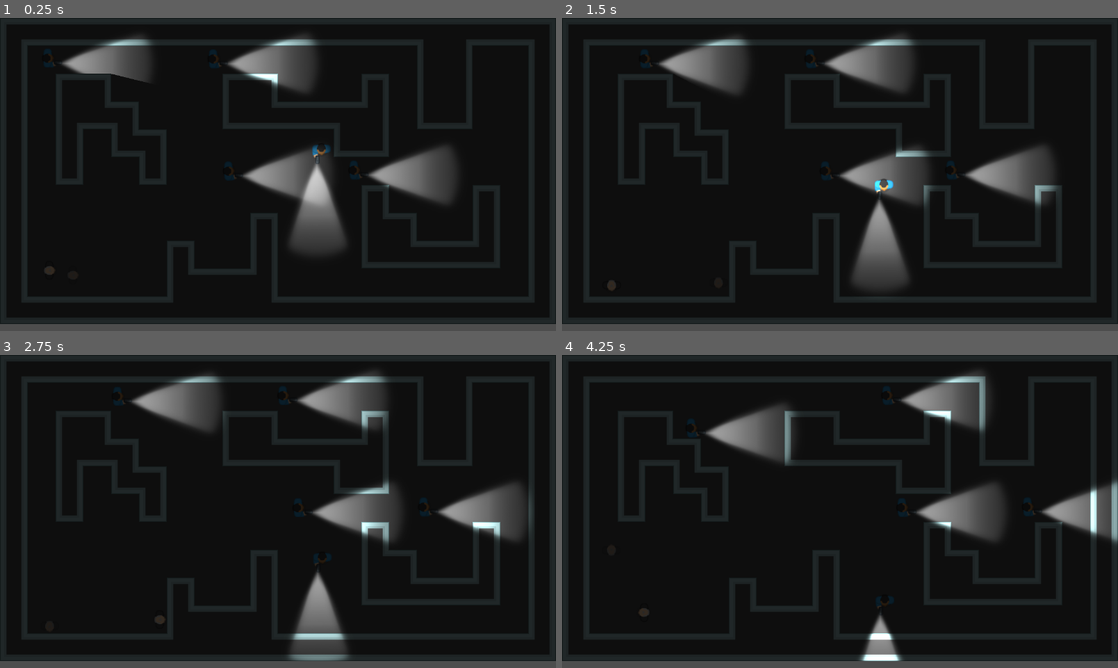
Above: before the commit, frames 1-4 (two rows, left to right).
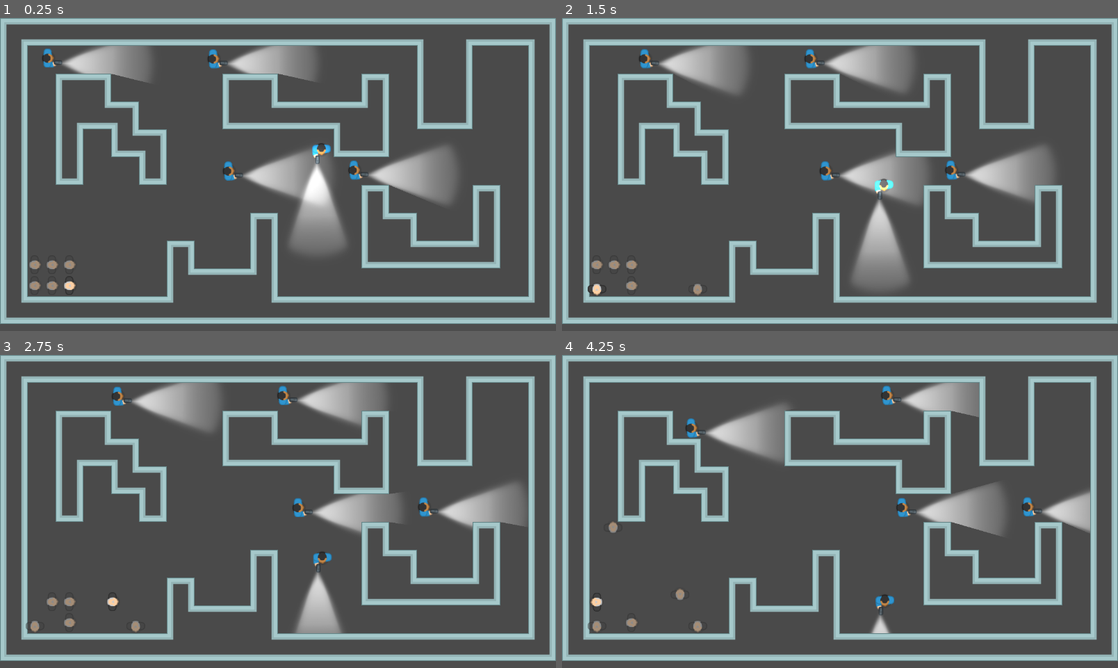
Above: after the commit, the same moments.

Repository: stesim/stammheim
Game: Godot game, scene res://sandbox.tscn
Same seed, same stepped clock (60 frames per second), same inputs: the game is played once before the commit and once after it.
Inputs:
- Up to frame 1 (0.25 s): no input
- Up to frame 2 (1.5 s): hold D (move_right) 0.53-1.28 s; hold Tab (switch_character) 0.53-1.28 s; hold S (move_down) from 1.28 s (still down); tap Tab (switch_character) at 1.35 s
- Up to frame 3 (2.75 s): release S (move_down) at 2.03 s; hold D (move_right) from 2.03 s (still down); hold Tab (switch_character) from 2.03 s (still down)
- Up to frame 4 (4.25 s): release D (move_right) at 2.78 s; release Tab (switch_character) at 2.78 s; hold W (move_up) 2.78-3.53 s; tap Tab (switch_character) at 2.85 s; hold A (move_left) from 3.53 s (still down); hold Tab (switch_character) from 3.53 s (still down)

The runs differ from the first frame. In frame 1, 97% of the frame differs, in the area x 0-100%, y 0-98%; in frame 2, 98%; in frame 3, 97%; in frame 4, 97%.

Commit message:
Occluder for whole level

Diff:
--- a/sandbox.tscn
+++ b/sandbox.tscn
@@ -8,6 +8,16 @@
 
 [sub_resource type="OccluderPolygon2D" id="OccluderPolygon2D_2sh2m"]
 polygon = PackedVector2Array(128, 128, 128, 384, 192, 384, 192, 256, 256, 256, 256, 320, 320, 320, 320, 384, 384, 384, 384, 256, 320, 256, 320, 192, 256, 192, 256, 128)
+
+[sub_resource type="OccluderPolygon2D" id="OccluderPolygon2D_3oa7b"]
+polygon = PackedVector2Array(512, 128, 640, 128, 640, 192, 832, 192, 832, 128, 896, 128, 896, 320, 768, 320, 768, 256, 512, 256)
+
+[sub_resource type="OccluderPolygon2D" id="OccluderPolygon2D_oyifg"]
+polygon = PackedVector2Array(832, 384, 896, 384, 896, 448, 960, 448, 960, 512, 1088, 512, 1088, 384, 1152, 384, 1152, 576, 832, 576)
+
+[sub_resource type="OccluderPolygon2D" id="OccluderPolygon2D_i3uc7"]
+closed = false
+polygon = PackedVector2Array(64, 64, 960, 64, 960, 256, 1088, 256, 1088, 64, 1216, 64, 1216, 640, 640, 640, 640, 448, 576, 448, 576, 576, 448, 576, 448, 512, 384, 512, 384, 640, 64, 640, 64, 64)
 
 [sub_resource type="Curve2D" id="Curve2D_b7sg7"]
 _data = {
@@ -63,6 +73,15 @@
 [node name="LightOccluder2D" type="LightOccluder2D" parent="."]
 occluder = SubResource("OccluderPolygon2D_2sh2m")
 
+[node name="LightOccluder2D2" type="LightOccluder2D" parent="."]
+occluder = SubResource("OccluderPolygon2D_3oa7b")
+
+[node name="LightOccluder2D3" type="LightOccluder2D" parent="."]
+occluder = SubResource("OccluderPolygon2D_oyifg")
+
+[node name="LightOccluder2D4" type="LightOccluder2D" parent="."]
+occluder = SubResource("OccluderPolygon2D_i3uc7")
+
 [node name="walking_guard" parent="." instance=ExtResource("2_qglee")]
 position = Vector2(-1.34824, -2.79692)
 scale = Vector2(1.00319, 1.02769)
@@ -74,12 +93,14 @@
 scale = Vector2(1.00319, 1.02769)
 curve = SubResource("Curve2D_a1i1x")
 speed = 64.0
+go_back = true
 
 [node name="walking_guard3" parent="." instance=ExtResource("2_qglee")]
 position = Vector2(-1.34824, -2.79692)
 scale = Vector2(1.00319, 1.02769)
 curve = SubResource("Curve2D_gt1pl")
 speed = 64.0
+go_back = true
 
 [node name="walking_guard4" parent="." instance=ExtResource("2_qglee")]
 position = Vector2(-1.34824, -2.79692)
@@ -101,15 +122,32 @@
 shape = SubResource("RectangleShape2D_x5w6x")
 
 [node name="prisoner" parent="." instance=ExtResource("3_t6lhf")]
-position = Vector2(114, 581)
+position = Vector2(160, 616)
 speed = 256.0
 player_controlled = true
 
 [node name="prisoner2" parent="." instance=ExtResource("3_t6lhf")]
-position = Vector2(168, 592)
+position = Vector2(120, 616)
+speed = 256.0
+
+[node name="prisoner3" parent="." instance=ExtResource("3_t6lhf")]
+position = Vector2(80, 616)
+speed = 256.0
+
+[node name="prisoner4" parent="." instance=ExtResource("3_t6lhf")]
+position = Vector2(80, 568)
+speed = 256.0
+
+[node name="prisoner5" parent="." instance=ExtResource("3_t6lhf")]
+position = Vector2(120, 568)
+speed = 256.0
+
+[node name="prisoner6" parent="." instance=ExtResource("3_t6lhf")]
+position = Vector2(160, 568)
 speed = 256.0
 
 [node name="canvas_modulate" type="CanvasModulate" parent="."]
+visible = false
 color = Color(0.196078, 0.196078, 0.196078, 1)
 
 [node name="environment" type="WorldEnvironment" parent="."]
--- a/walking_guard.gd
+++ b/walking_guard.gd
@@ -12,12 +12,11 @@
 func _ready():
 	_follow.loop = !go_back
 
-
 func _physics_process(delta : float) -> void:
 	_follow.progress += direction * delta * speed
 	if _follow.progress_ratio >= 1.0 and go_back:
 		direction *= -1.0
 		_guard.rotation += PI
-	if _follow.progress_ratio <= 0.0 and go_back:
+	elif _follow.progress_ratio <= 0.0 and go_back:
 		direction *= -1.0
 		_guard.rotation -= PI
Not shown: 1 places in sandbox.tscn that only renumber resources
